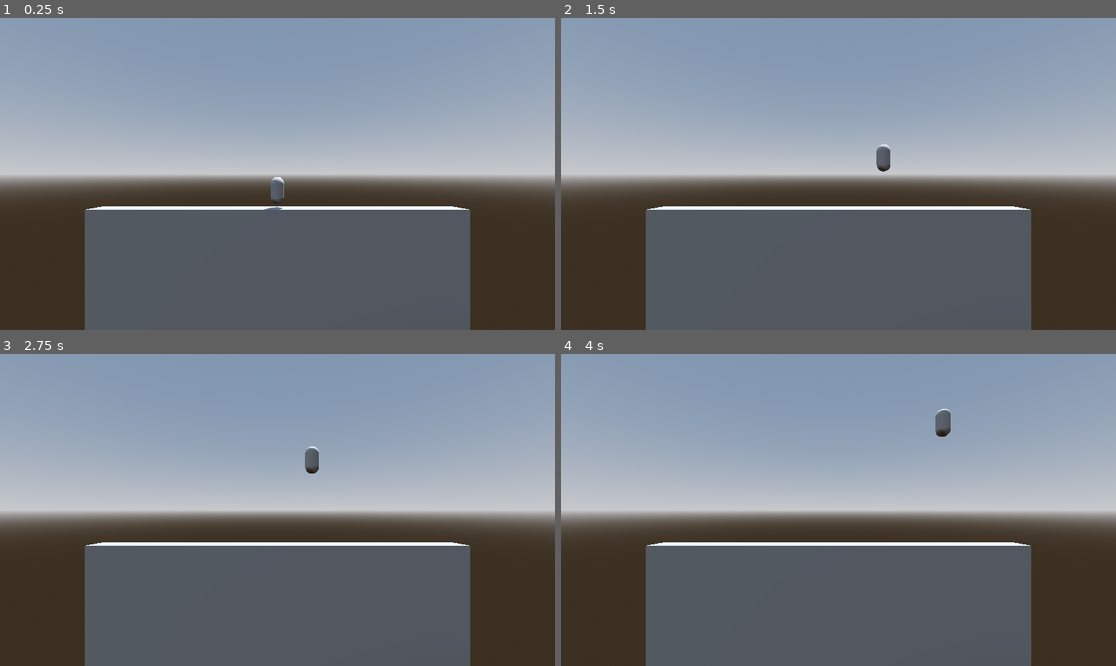
Above: before the commit, frames 1-4 (two rows, left to right).
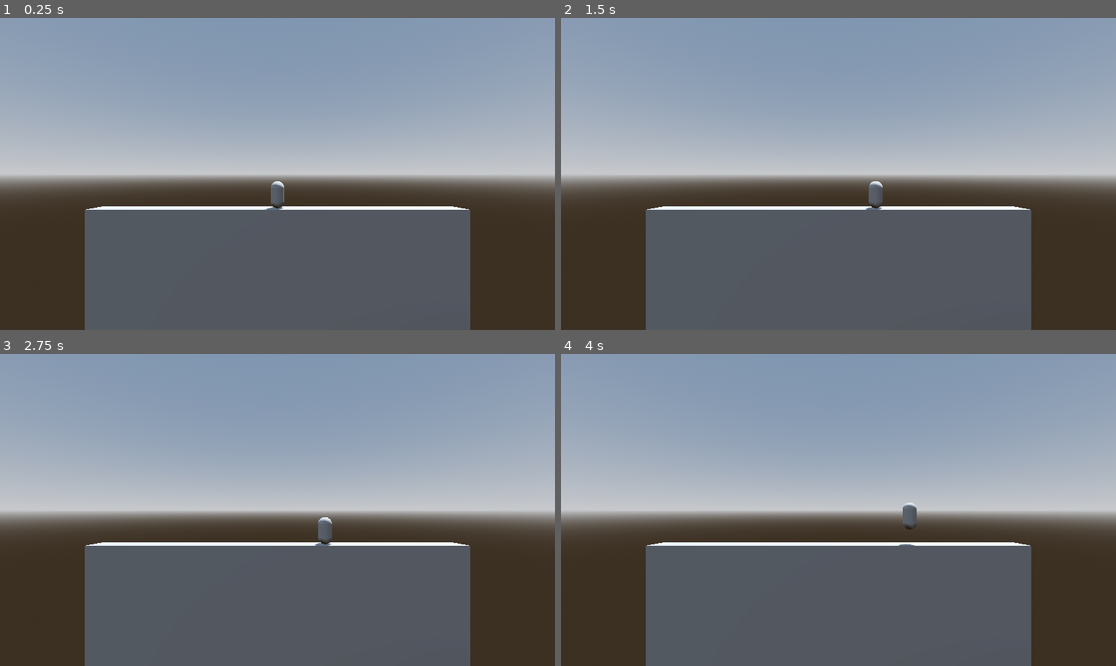
Above: after the commit, the same moments.

Repository: Nah700/TorchesFall
Game: Godot game, scene res://node_3d.tscn
Same seed, same stepped clock (60 frames per second), same inputs: the game is played once before the commit and once after it.
Inputs:
- Up to frame 1 (0.25 s): no input
- Up to frame 2 (1.5 s): hold D (move_right) 0.53-1.28 s; tap Space (jump) at 0.6, 0.77, 1.07, 1.35 s; hold A (move_left) from 1.28 s (still down)
- Up to frame 3 (2.75 s): tap Space (jump) at 1.52, 1.82, 2.1 s; release A (move_left) at 2.03 s; hold D (move_right) from 2.03 s (still down)
- Up to frame 4 (4 s): tap Space (jump) at 2.85, 3.02, 3.32, 3.6, 3.77 s; release D (move_right) at 3.53 s; hold A (move_left) from 3.53 s (still down)

The runs differ from the first frame. In frame 1, 0.1% of the frame differs, in the area x 47-52%, y 51-62%; in frame 2, 0.4%; in frame 3, 0.4%, in the area x 54-60%, y 29-62%; in frame 4, 0.4%.

Commit message:
fix: fixed jump possible when not in ground

Diff:
--- a/Player.gd
+++ b/Player.gd
@@ -1,14 +1,28 @@
-extends RigidBody3D
+extends CharacterBody3D
 
-# Called when the node enters the scene tree for the first time.
+var speed = 5.0
+var gravity = -100
+var jump_force = 15.0
+
 func _ready():
-	pass # Replace with function body.
+	pass
 
-# Called every frame. 'delta' is the elapsed time since the previous frame.
 func _process(delta):
-	var input := Vector3.ZERO
-	input.x = Input.get_axis("move_left", "move_right")
-	if Input.is_action_just_pressed("jump"):
-		input.y += 15
+	handle_movement(delta)
 
-	apply_central_force(input * 1200.0 * delta)
+func handle_movement(delta):
+	var input_dir = Vector3.ZERO
+	input_dir.x = Input.get_axis("move_left", "move_right")
+	input_dir = input_dir.normalized()
+
+	var direction = (transform.basis * input_dir).normalized()
+	velocity.x = direction.x * speed
+	velocity.z = direction.z * speed
+
+	if not is_on_floor():
+		velocity.y += gravity * delta
+	else:
+		velocity.y = 0
+		if Input.is_action_just_pressed("jump"):
+			velocity.y = jump_force
+	move_and_slide()
--- a/node_3d.tscn
+++ b/node_3d.tscn
@@ -52,14 +52,14 @@
 transform = Transform3D(0.99998, 0, -0.00637041, 0, 1, 0, 0.00637041, 0, 0.99998, 0.0068293, -15.4962, -2.88821)
 shape = SubResource("BoxShape3D_ti6ue")
 
-[node name="Player" type="RigidBody3D" parent="."]
-transform = Transform3D(1, 0, 0, 0, 1, 0, 0, 0, 1, 0, 1.02395, -3)
-lock_rotation = true
-linear_damp = 3.0
+[node name="Player" type="CharacterBody3D" parent="."]
 script = ExtResource("1_ahu8d")
 
 [node name="MeshInstance3D" type="MeshInstance3D" parent="Player"]
+transform = Transform3D(1, 0, 0, 0, 1, 0, 0, 0, 1, 0, 1.02395, -3)
 mesh = SubResource("CapsuleMesh_l5hea")
+skeleton = NodePath("")
 
 [node name="CollisionShape3D" type="CollisionShape3D" parent="Player"]
+transform = Transform3D(1, 0, 0, 0, 1, 0, 0, 0, 1, 0, 1.02395, -3)
 shape = SubResource("ConvexPolygonShape3D_q2s62")
